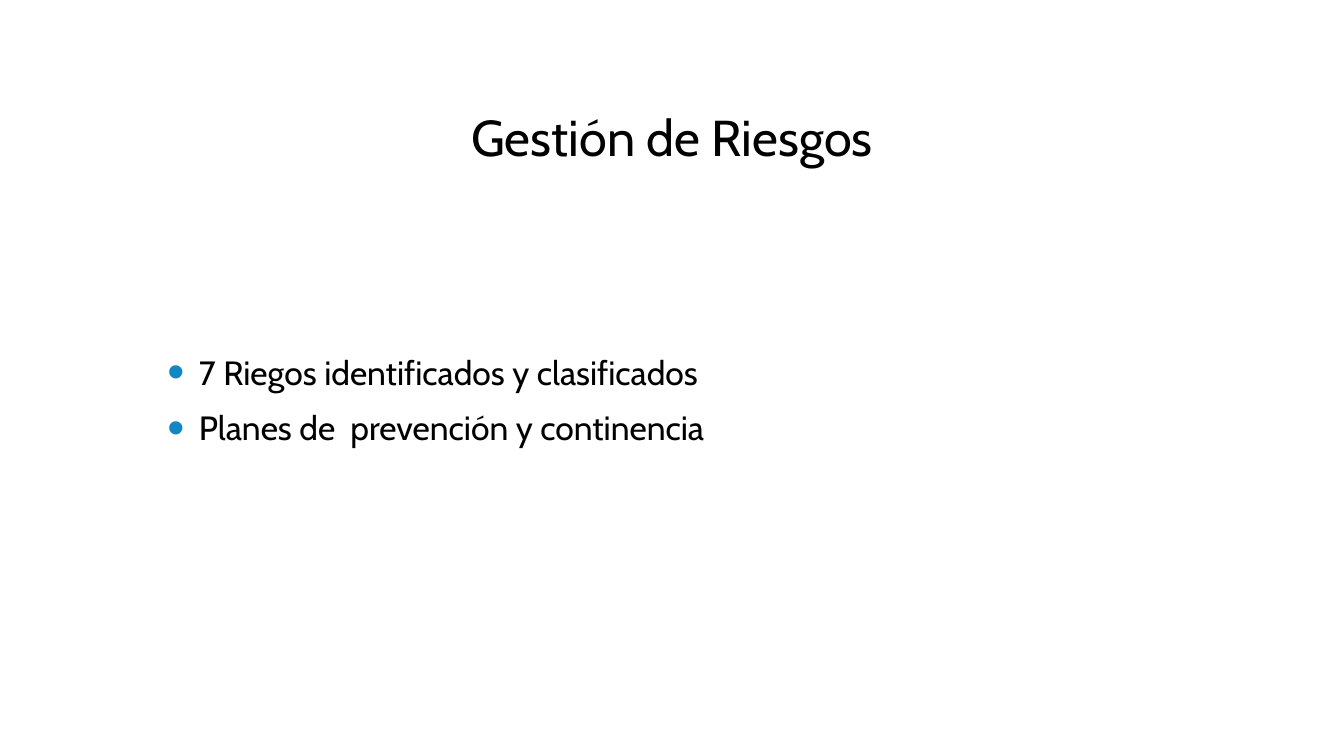
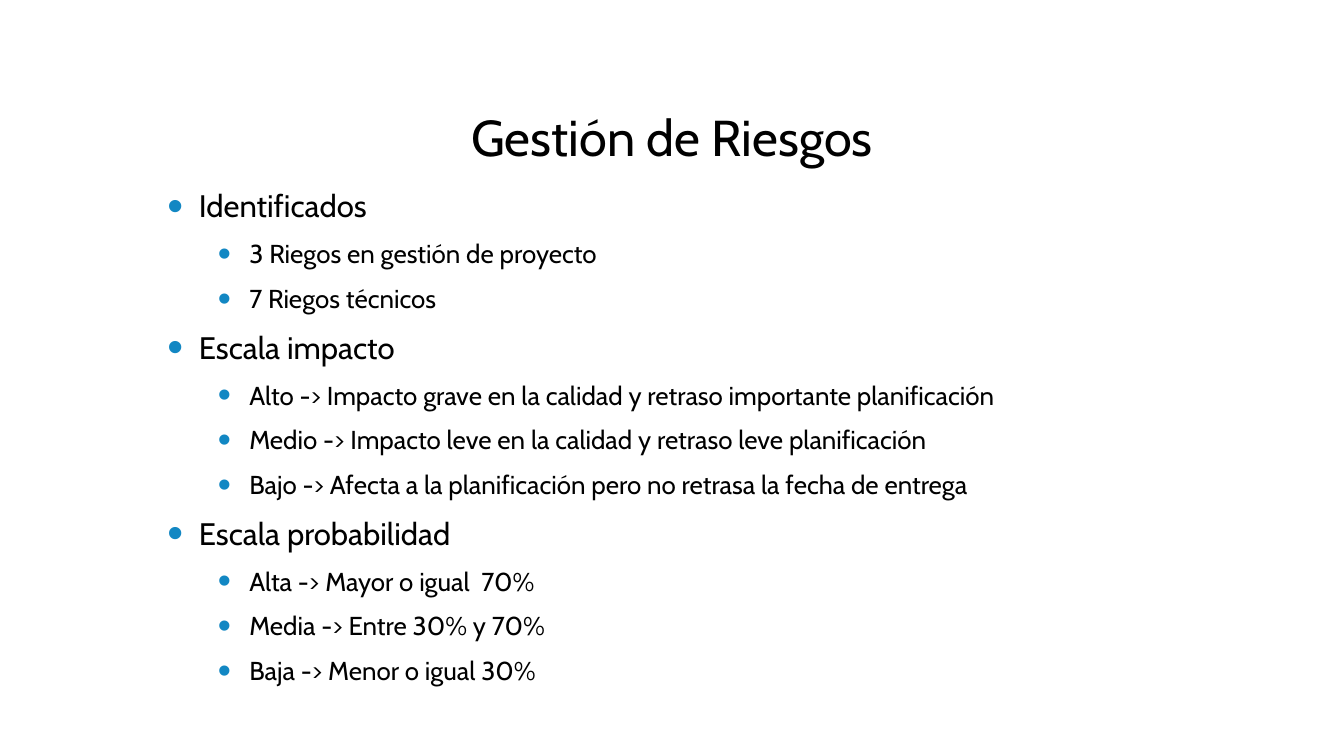
Before and after one commit to cesarpomar/Perldoop2-tfg, a slide deck: slide 10 of doc/Presentacion.pptx. Drawn at 1344x756 pixels with LibreOffice and Linux fonts; fonts in the diff are those of the drawing; background and template pictures are left out. Boxes give left, top, right and bottom in pixels: in the first picture for what was removed or moved away, otherwise in the second. Text is boxed around its words. In the diff, an @@ line names an element or a change of style, - is before the commit and + after.

```diff
--- a/doc/Presentacion.pptx
+++ b/doc/Presentacion.pptx
@@ text at (x1=199, y1=193, x2=994, y2=686): text changed; size 24 to 18.5 pt @@
-• 7 Riegos identificados y clasificados
-• Planes de prevención y continencia
+• Identificados
+  • 3 Riegos en gestión de proyecto
+  • 7 Riegos técnicos
+• Escala impacto
+  • Alto -> Impacto grave en la calidad y retraso importante planificación
+  • Medio -> Impacto leve en la calidad y retraso leve planificación
+  • Bajo -> Afecta a la planificación pero no retrasa la fecha de entrega
+• Escala probabilidad
+  • Alta -> Mayor o igual 70%
+  • Media -> Entre 30% y 70%
+  • Baja -> Menor o igual 30%
```
Also in this commit, not shown: 15 other slides changed, 1 slide added.
